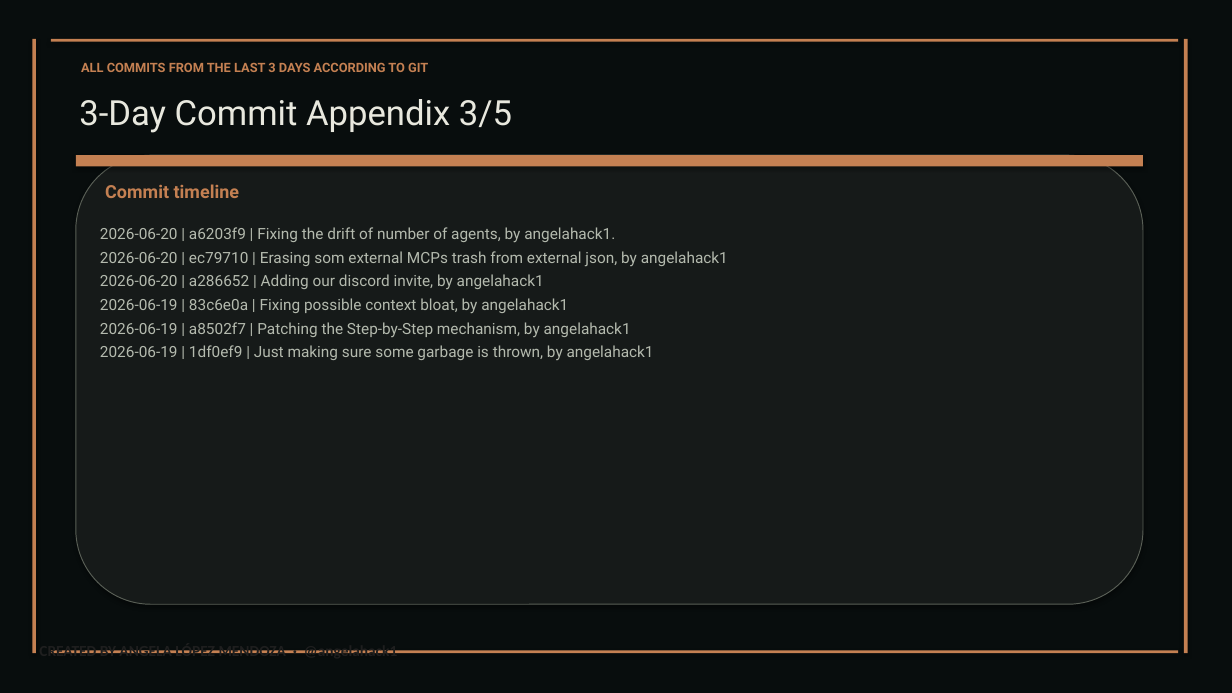
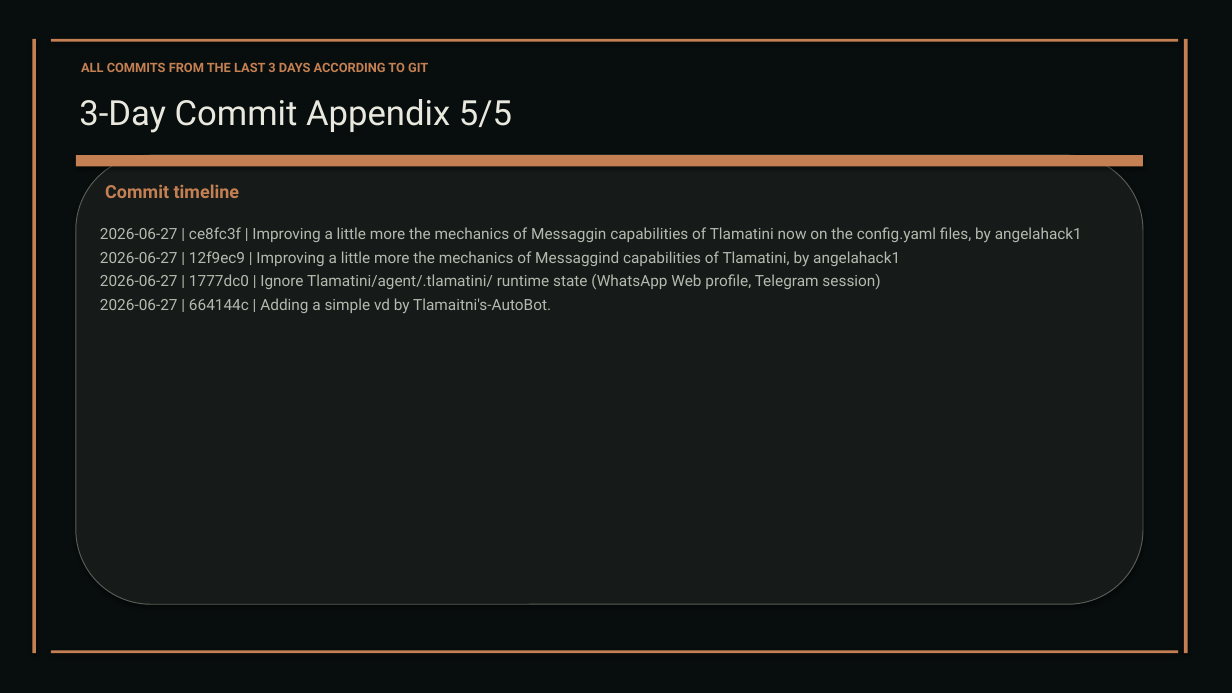
Before and after one commit to XAIHT/Tlamatini, a slide deck: slide 79 of Tlamatini_eXtended_Artificial_Intelligence_Humanly_Tempered.pptx. Drawn at 1232x693 pixels with LibreOffice and Linux fonts; fonts in the diff are those of the drawing. Boxes give left, top, right and bottom in pixels: in the first picture for what was removed or moved away, otherwise in the second. Text is boxed around its words. In the diff, an @@ line names an element or a change of style, - is before the commit and + after.

```diff
--- a/Tlamatini_eXtended_Artificial_Intelligence_Humanly_Tempered.pptx
+++ b/Tlamatini_eXtended_Artificial_Intelligence_Humanly_Tempered.pptx
@@ text at box(79, 99, 512, 133): text changed @@
-3-Day Commit Appendix 3/5
+3-Day Commit Appendix 5/5
@@ text at box(100, 227, 1082, 313): text changed @@
-2026-06-20 | a6203f9 | Fixing the drift of number of agents, by angelahack1.
-2026-06-20 | ec79710 | Erasing som external MCPs trash from external json, by angelahack1
-2026-06-20 | a286652 | Adding our discord invite, by angelahack1
-2026-06-19 | 83c6e0a | Fixing possible context bloat, by angelahack1
-2026-06-19 | a8502f7 | Patching the Step-by-Step mechanism, by angelahack1
-2026-06-19 | 1df0ef9 | Just making sure some garbage is thrown, by angelahack1
+2026-06-27 | ce8fc3f | Improving a little more the mechanics of Messaggin capabilities of Tlamatini now on the config.yaml files, by angelahack1
+2026-06-27 | 12f9ec9 | Improving a little more the mechanics of Messaggind capabilities of Tlamatini, by angelahack1
+2026-06-27 | 1777dc0 | Ignore Tlamatini/agent/.tlamatini/ runtime state (WhatsApp Web profile, Telegram session)
+2026-06-27 | 664144c | Adding a simple vd by Tlamaitni's-AutoBot.
@@ text removed at box(39, 650, 397, 653) @@
-CREATED BY ANGELA LÓPEZ MENDOZA · @angelahack1
```
Also in this commit, not shown: 109 other slides changed, 2 slides added, 2 slides removed, 1 other file.
